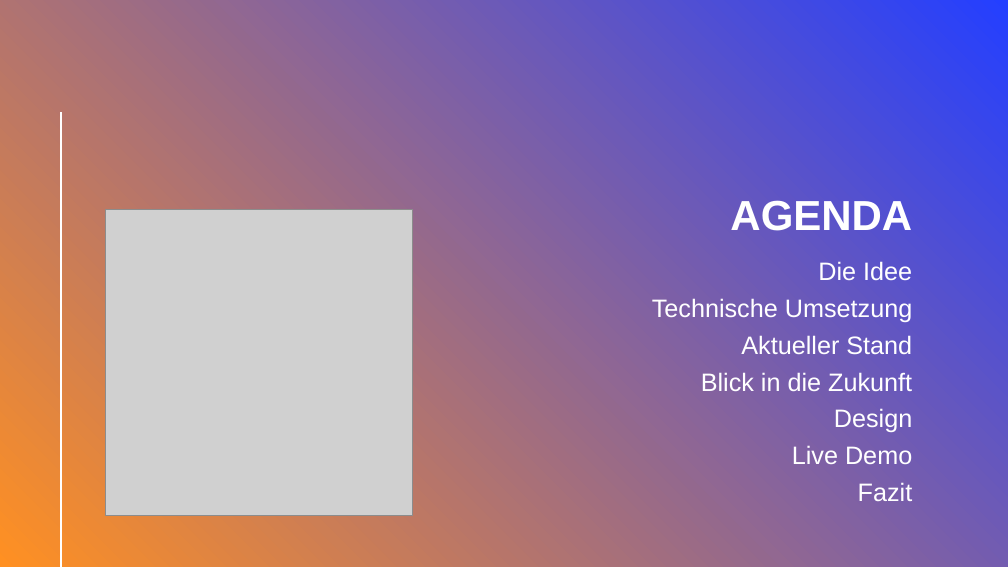
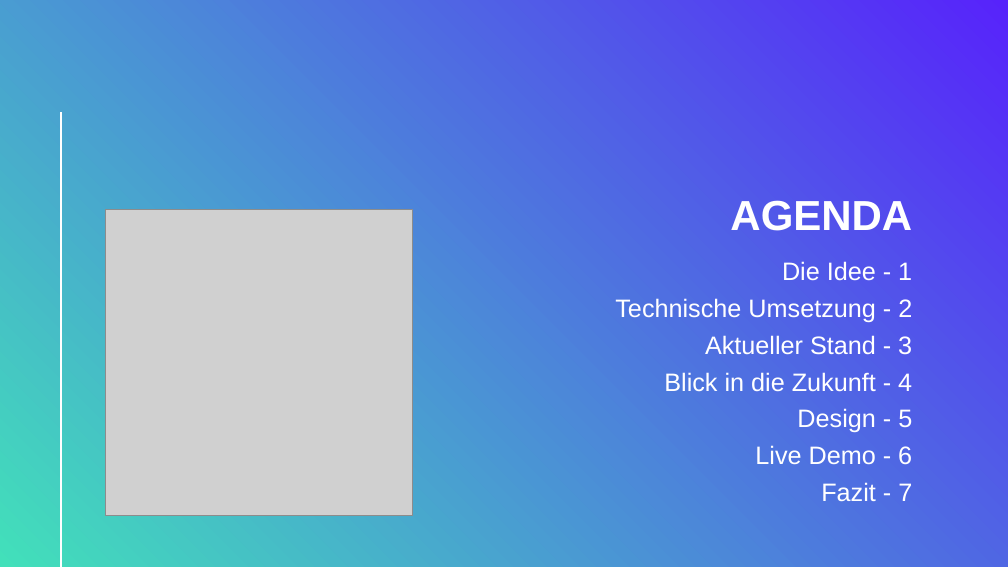
Before and after one commit to Sodentix/Melodia, a slide deck: slide 2 of Projektunterlagen/999_Zwischenpräsentationen/999_Zwischenpräsentation/999_Zwischenpräsentation/1. Zwischenpräsentation/Zwischenpräsentation Melodia am 12.11.2025.pptx. Drawn at 1008x567 pixels with LibreOffice and Linux fonts; fonts in the diff are those of the drawing; grey boxes stand for pictures. Boxes give left, top, right and bottom in pixels: in the first picture for what was removed or moved away, otherwise in the second. Text is boxed around its words. In the diff, an @@ line names an element or a change of style, - is before the commit and + after.

Commit message:
Update Melodia presentation for 12.11.2025
Changes include updated slides and text.

```diff
--- a/Projektunterlagen/999_Zwischenpräsentationen/999_Zwischenpräsentation/999_Zwischenpräsentation/1. Zwischenpräsentation/Zwischenpräsentation Melodia am 12.11.2025.pptx
+++ b/Projektunterlagen/999_Zwischenpräsentationen/999_Zwischenpräsentation/999_Zwischenpräsentation/1. Zwischenpräsentation/Zwischenpräsentation Melodia am 12.11.2025.pptx
@@ background gradient #243FFF to #FF9022 to gradient #5723FB to #42E0BA @@
@@ text at (615,261,912,501): text changed @@
-Die Idee
-Technische Umsetzung
-Aktueller Stand
-Blick in die Zukunft
-Design
-Live Demo
-Fazit
+Die Idee - 1
+Technische Umsetzung - 2
+Aktueller Stand - 3
+Blick in die Zukunft - 4
+Design - 5
+Live Demo - 6
+Fazit - 7
```
Also in this commit, not shown: 13 other slides changed, 1 slide removed.
